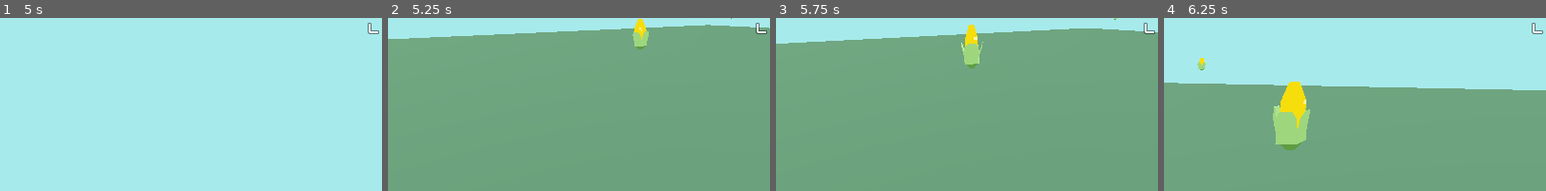
Above: before the commit, frames 1-4 (left to right).
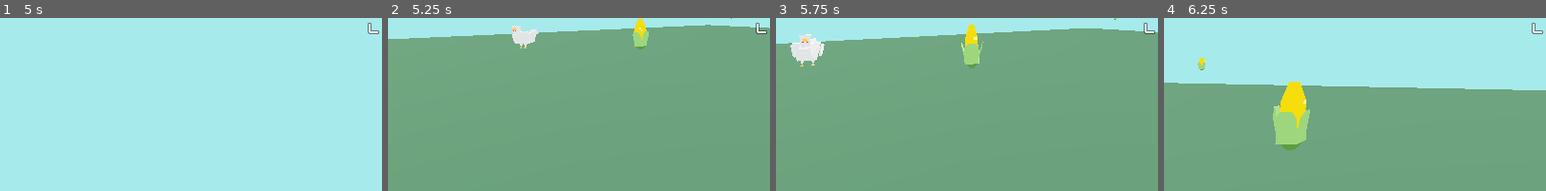
Above: after the commit, the same moments.

Repository: ehtd/godot_wild_jam_32
Game: Godot game, scene res://World.tscn
The game is run twice, just before and just after one commit, with the same random seed, the same clock (stepped at 60 frames per second) and the same inputs.
Inputs (mouse positions are % of the whole screen's width and height, from its top left):
- Up to frame 1 (5 s): move the mouse to (49, 20) at 0.52 s; hold W (move_forward) 0.53-2.78 s; click (49, 20) at 0.67 s; tap Space (jump) at 0.77, 1.52, 3.02, 3.77, 4.52 s; move the mouse to (57, 20) at 1.27 s; move the mouse to (42, 16) at 2.02 s; move the mouse to (51, 18) at 2.77 s; hold A (move_left) 2.78-3.53 s; click (51, 18) at 2.92 s; move the mouse to (46, 15) at 3.52 s; hold W (move_forward) from 3.53 s (still down); tap Enter at 4.25 s; move the mouse to (55, 17) at 4.27 s
- Up to frame 2 (5.25 s): keep holding W (move_forward); tap R (restart) at 5 s; move the mouse to (45, 18) at 5.02 s; click (45, 18) at 5.17 s
- Up to frame 3 (5.75 s): keep holding W (move_forward)
- Up to frame 4 (6.25 s): move the mouse to (52, 15) at 5.77 s; release W (move_forward) at 5.78 s; hold D (move_right) from 5.78 s (still down); tap Space (jump) at 6.02 s
The pictures show only the part of the screen within x 0-50%, y 17-67%; the shares and areas given below are measured in that part.

Frame 1 is identical in both runs. In frame 2, 0.5% of the frame differs, in the area x 32-40%, y 4-18%; in frame 3, 1.0%, in the area x 3-13%, y 9-29%; in frame 4, nothing differs.

Commit message:
chicken collision

Diff:
--- a/Chicken/Chicken.tscn
+++ b/Chicken/Chicken.tscn
@@ -15,6 +15,7 @@
 
 [node name="Chicken" type="KinematicBody"]
 collision_layer = 4
+collision_mask = 5
 script = ExtResource( 5 )
 
 [node name="question_mark" parent="." instance=ExtResource( 6 )]
@@ -41,7 +42,7 @@
 
 [node name="MoveComponent" parent="." instance=ExtResource( 7 )]
 movement_acceleration = 2
-max_speed = 5
+max_speed = 10
 ignore_rotation = true
 
 [node name="PickupComponent" type="Area" parent="."]
--- a/World.tscn
+++ b/World.tscn
@@ -46,6 +46,9 @@
 [node name="Chicken" parent="." instance=ExtResource( 3 )]
 transform = Transform( 1, 0, 0, 0, 1, 0, 0, 0, 1, 4, 0, -7 )
 
+[node name="Chicken2" parent="." instance=ExtResource( 3 )]
+transform = Transform( 1, 0, 0, 0, 1, 0, 0, 0, 1, -15, 0, -7 )
+
 [node name="Navigation" type="Navigation" parent="." groups=[
 "nav",
 ]]
--- a/project.godot
+++ b/project.godot
@@ -33,6 +33,7 @@
 [display]
 
 window/size/width=800
+window/size/fullscreen=true
 
 [input]
 
